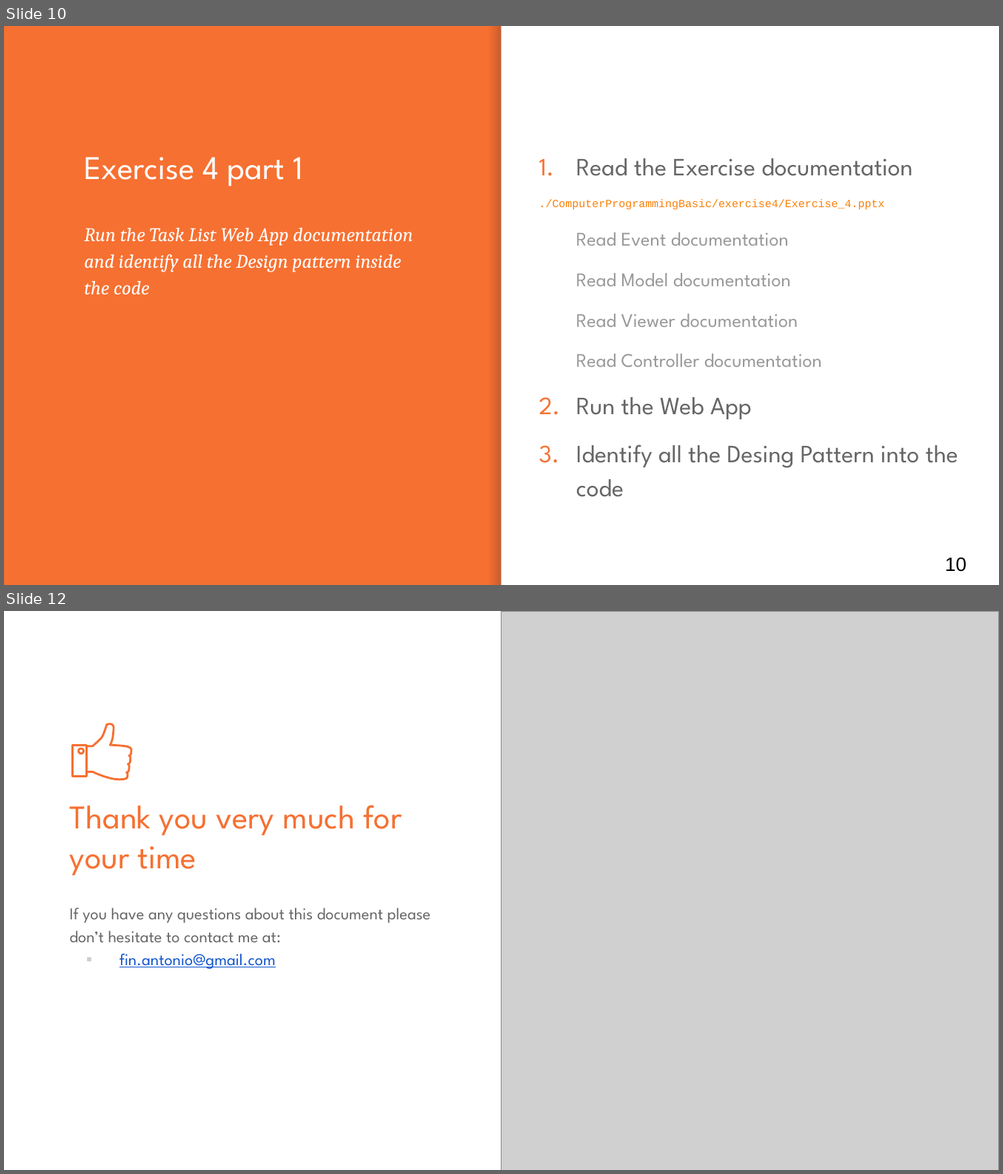
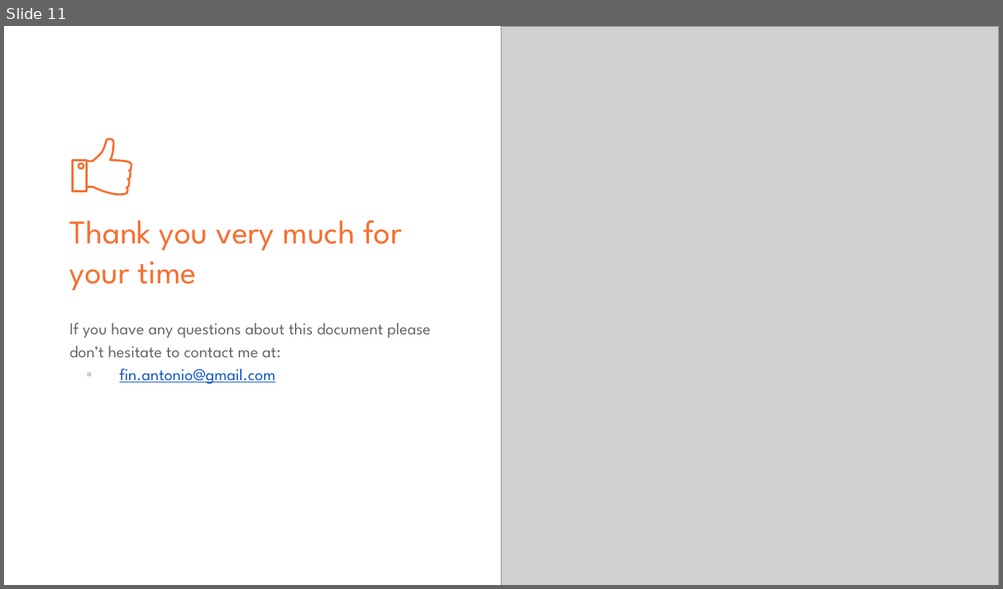
Before and after one commit to antfin/ComputerProgrammingBasic, a slide deck: lessons/Lesson_6.pptx. Shown one above the other, each under a label of ours: slides 10 and 12 before the commit, slide 11 after it; the slides between them are not shown. The pictures are 1003x1174 and 1003x589 pixels, drawn with LibreOffice and Linux fonts; fonts in the diff are those of the drawing; grey boxes stand for pictures. Boxes give left, top, right and bottom in pixels: in the first picture for what was removed or moved away, otherwise in the second. Text is boxed around its words. In the diff, an @@ line names an element or a change of style, - is before the commit and + after.

```diff
--- a/lessons/Lesson_6.pptx
+++ b/lessons/Lesson_6.pptx
@@ slide 10 removed at box(4, 26, 999, 585), background #F67031 @@
@@ rectangle removed at box(489, 26, 501, 585) @@
@@ rectangle removed at box(501, 26, 999, 585) @@
@@ title removed at box(84, 157, 304, 187) @@
-Exercise 4 part 1
@@ text removed at box(539, 158, 958, 497) @@
-1. Read the Exercise documentation
-./ComputerProgrammingBasic/exercise4/Exercise_4.pptx
-      • Read Event documentation
-      • Read Model documentation
-      • Read Viewer documentation
-      • Read Controller documentation
-2. Run the Web App
-3. Identify all the Desing Pattern into the code
@@ subtitle removed at box(84, 228, 412, 295) @@
-Run the Task List Web App documentation and identify all the Design pattern inside the code
@@ page number removed at box(945, 557, 966, 572) @@
-10
@@ what was slide 12 is now slide 11 @@
```
Also in this commit, not shown: 2 slides changed, 7 slides added, 7 other slides removed, 4 other files.
